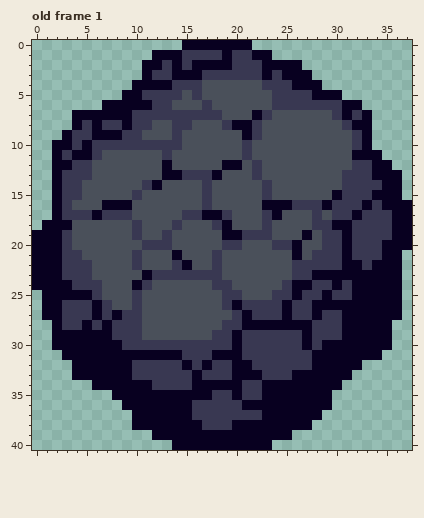
One commit to this pixel-art file: art/sprites/boulder.aseprite. Above: the version before the commit.
38x41 pixels, 1 frame. Shown: old frame 1.
After:
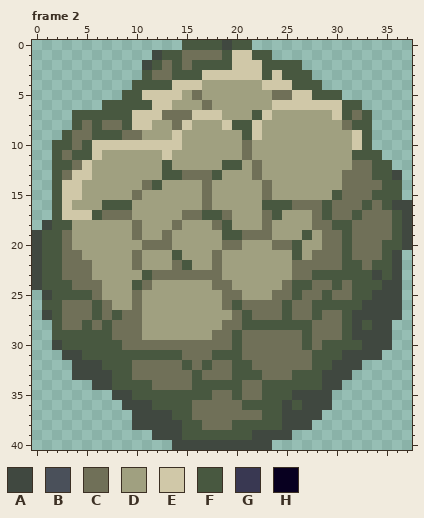
Palette (. is transparent): A #404840  B #4a505a  C #707058  D #a0a080  E #d0c8a8  F #485840  G #393852  H #080020
A new or re-ordered frame is compared with the old frame closest to it.
Change:
frames 1 -> 2
Changed rows in their new state; - is an unchanged pixel.
Frame 2 is new; against old frame 1:
first column x 0:
 0 ---------------FFFFAFF----------------
 1 ------------AFFCCCCFEEFF--------------
 2 -----------AFCFCFFFFEEEFFFF-----------
 3 -----------FCCFFFEEEEEEFEFFF----------
 4 ----------FFFFEEEDDDDDDEEEFFF---------
 5 ---------FFEEEEDCDDDDDDDCCEEFFF-------
 6 -------FFFFFEEDDDCDDDDDDEEEEEEEFF-----
 7 ----FFFFFFEEECCCEEEDDDFEDDDDDDEFCF----
 8 ----FCFCCFEEDDCEDDDEFFEDDDDDDDDCFF----
 9 ---FCCFFFCCDDDEDDDDDDFEDDDDDDDDDEF----
10 --FFCFEEEEEEEEEDDDDDDCDDDDDDDDDDEF----
11 --FCFFEDDDDDDEDDDDDDDCDDDDDDDDDDFFF---
12 --FFCEDDDDDDDFDDDDDFFDCDDDDDDDDDCCFF--
13 --FCEEDDDDDDDFFCCCFDDDCDDDDDDDDCCCFFA-
14 --FEEDDDDDDCFDDDDCDDDDDCDDDDDDDCCCCFF-
15 --FEEDDDDDCDDDDDDCDDDDDCDDDDDDFCCCFFF-
16 --FEDDDFFFDDDDDDDCDDDDDFFFCCCFCCCFCFAA
17 --FEEEFCCCDDDDDCCFFCDDDCFDDDCFCCFCCCFA
18 -AFFDDDDDDCDDDCDDDCFDDDCDDDDCCFFCCCCFA
19 AFFCDDDDDDCDDCDDDDDFFCCCDDDFDCCFCCCCFA
20 AFFCDDDDDDDCCCDDDDDCCDDDCCFDDCCFCCCFFA
21 AFFCCDDDDDCDDDFDDDCDDDDDDDFDCCCFCCCFA-
22 AFFCCCDDDDCDDDCFDDCDDDDDDDCCCCCFFCFFA-
23 AFFCCCDDDDDFCCCCCCCDDDDDDDCCFFFFFFAFA-
24 AFFFCCCDDDFCDDDDDDCCDDDDDCFFCCFCFFFAA-
25 -AFFFFCDDDCDDDDDDDDCCDDDCCFCCFCCFFAAA-
26 -FFCCCFCDDCDDDDDDDDCFCCCCFCCFFFFFAAAA-
27 -AFCCCFCFCCDDDDDDDDDCFCCCFCCFCCFAAAAA-
28 --FCCFCFCCCDDDDDDDDCCFFFFFFFCCCFAFAA--
29 --FFFFFFCCCDDDDDDDCCFCCCCCCFCCCFAAAA--
30 --AFFFFFFCCCCCCCCCCCFCCCCCCFCFFFFAAA--
31 ---AAFFFFFFFFFFCCCFFFCCCCCCCFFFAAAA---
32 ----AAAFFFCCCCCFCFCCFFCCCCCCFFAAA-----
33 ----AAAAFFCCCCCCFCCCFFFCCCFFFAAA------
34 ------AAFFFFCCCCFFFFFCCFFFFFFAA-------
35 --------AAFFFFFFFFCCFCCFFFAAAA--------
36 ---------AAAFFFFCCCCCFFFFAFAAA--------
37 ----------AAAAFFCCCCCCCFFAAAA---------
38 ----------AAAAAFFCCCFFFFFAAA----------
39 ------------AAAFFFFFFFAAAA------------
40 --------------AAAAAAAAAA--------------
Pixel boxes of the changes (left, top, right, bottom) in both pictures:
changed: (32, 40, 412, 450)
